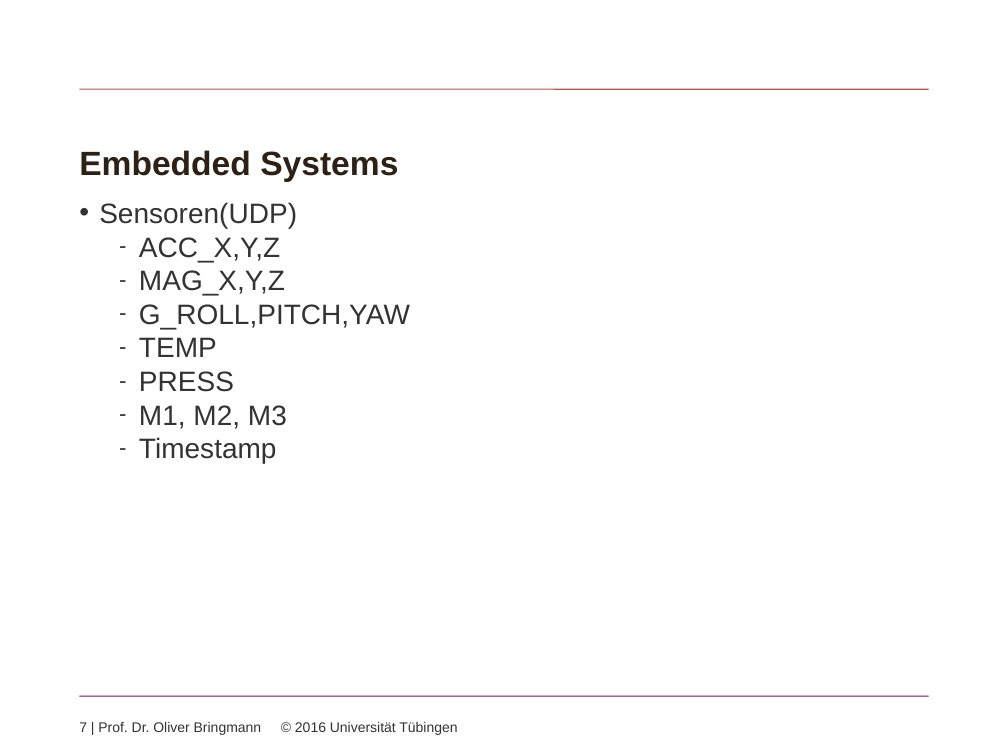
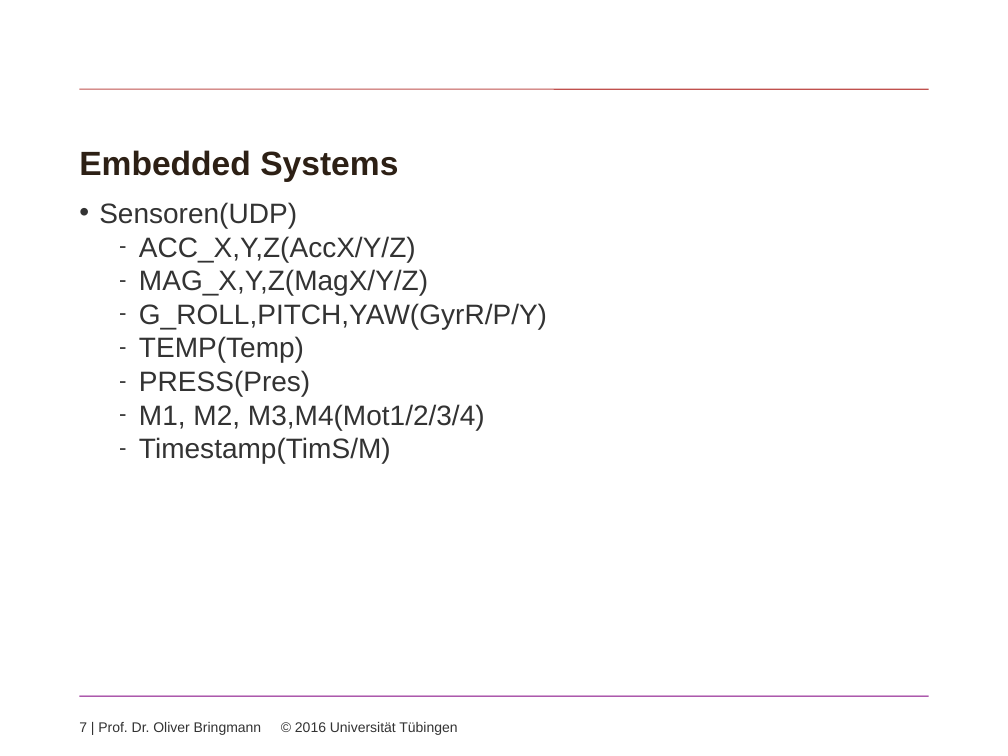
Before and after one commit to speedbyte/ProjectManagement, a slide deck: slide 7 of TeamWebProjectManagement/Praesentation/ProgrammierprojektSS2016.pptx. Drawn at 1008x756 pixels with LibreOffice and Linux fonts; fonts in the diff are those of the drawing; background and template pictures are left out. Boxes give left, top, right and bottom in pixels: in the first picture for what was removed or moved away, otherwise in the second. Text is boxed around its words. In the diff, an @@ line names an element or a change of style, - is before the commit and + after.

```diff
--- a/TeamWebProjectManagement/Praesentation/ProgrammierprojektSS2016.pptx
+++ b/TeamWebProjectManagement/Praesentation/ProgrammierprojektSS2016.pptx
@@ text at [139, 236, 547, 463]: text changed @@
-  – ACC_X,Y,Z
-  – MAG_X,Y,Z
-  – G_ROLL,PITCH,YAW
-  – TEMP
-  – PRESS
-  – M1, M2, M3
-  – Timestamp
+  – ACC_X,Y,Z(AccX/Y/Z)
+  – MAG_X,Y,Z(MagX/Y/Z)
+  – G_ROLL,PITCH,YAW(GyrR/P/Y)
+  – TEMP(Temp)
+  – PRESS(Pres)
+  – M1, M2, M3,M4(Mot1/2/3/4)
+  – Timestamp(TimS/M)
```
Also in this commit, not shown: 3 other slides changed, 1 slide added, 1 other file.
